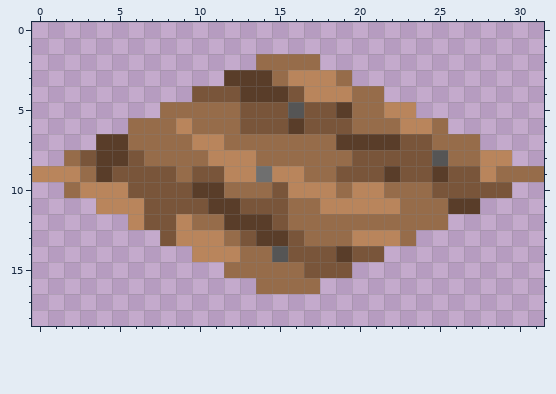
File history of a pixel-art sprite, p/70[1,0]y.png. Above, as it was before the edit.
The file is 32x32 pixels. Shown: x 0..31, y 0..18.
The result:
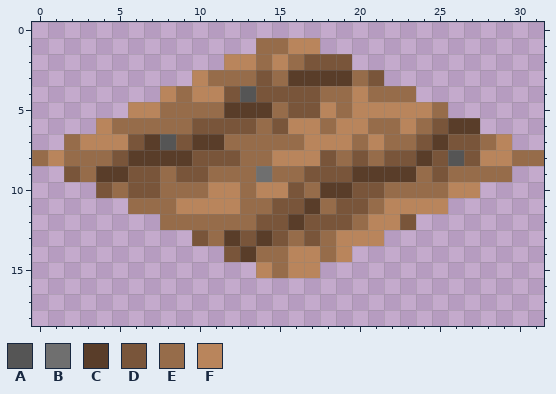
Palette (. is transparent): A #555555  B #6f6f6f  C #593d29  D #79553a  E #966c4a  F #b9855c
Edits made:
@@ x 0..31 @@
  0 ................................
- 1 ................................
- 2 ..............EEEE..............
- 3 ............CCCEFFFE............
- 4 ..........DDDCCCDFFFEE..........
- 5 ........EEEEEDDDADDCEEFF........
- 6 ......EEEFEEEDDDCDDDEEEFFE......
- 7 ....CCEEEEFFEEEEEEECCCCDDEEE....
- 8 ..EDCCDEEEEFFFEEEEEEDDDDDAEEFF..
- 9 FFFECDDDDEDDFFBFFEEDDDCDDCDDFEEE
-10 ..EFFFDDDDCCEEEDFFFEFFEEEDDDDD..
-11 ....FFFDDDDCCDDDEEFFFFFEEECC....
-12 ......FDDFEECCCDEEEEEEEEEE......
-13 ........DFFFEDCCDEEEFFFE........
-14 ..........FFFEEADDDCDD..........
-15 ............EEEEEDDD............
-16 ..............EEEE..............
+ 1 ..............EEFF..............
+ 2 ............FFEFEDDD............
+ 3 ..........FEEEDECCCCED..........
+ 4 ........FEFFDADDDDEEFEEE........
+ 5 ......FFEEEECCCEDDFEFFFFFE......
+ 6 ....FEEEEEDDDDEDFFEFFEEFEDCC....
+ 7 ..EFFFDCADCCEEEEEFFFEFEEDCDDEF..
+ 8 EFEEEDCCCCDDDEEFFFDEDEDDCDADFFEE
+ 9 ..DECCDDEDDEEEBEEDDDCCCCEDEEEE..
+10 ....DEDDEEEFFEFFDECCDDEEEEFF....
+11 ......EEEFFFFEEDDCEDDEFFFF......
+12 ........EEEEEEDDCDDDEFFD........
+13 ..........DECDCDEDEFFF..........
+14 ............DCEEFFEF............
+15 ..............FEFF..............
+16 ................................
 17 ................................
